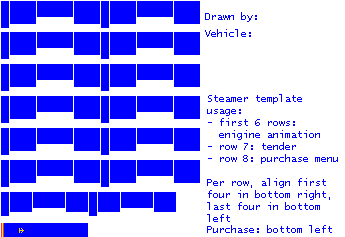
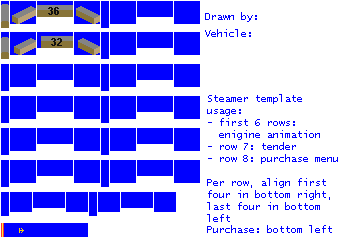
Layers edited between the first and the second w=345, h=237 image:
added layer "referencia" above "empty" over (1, 4, 100, 59)
